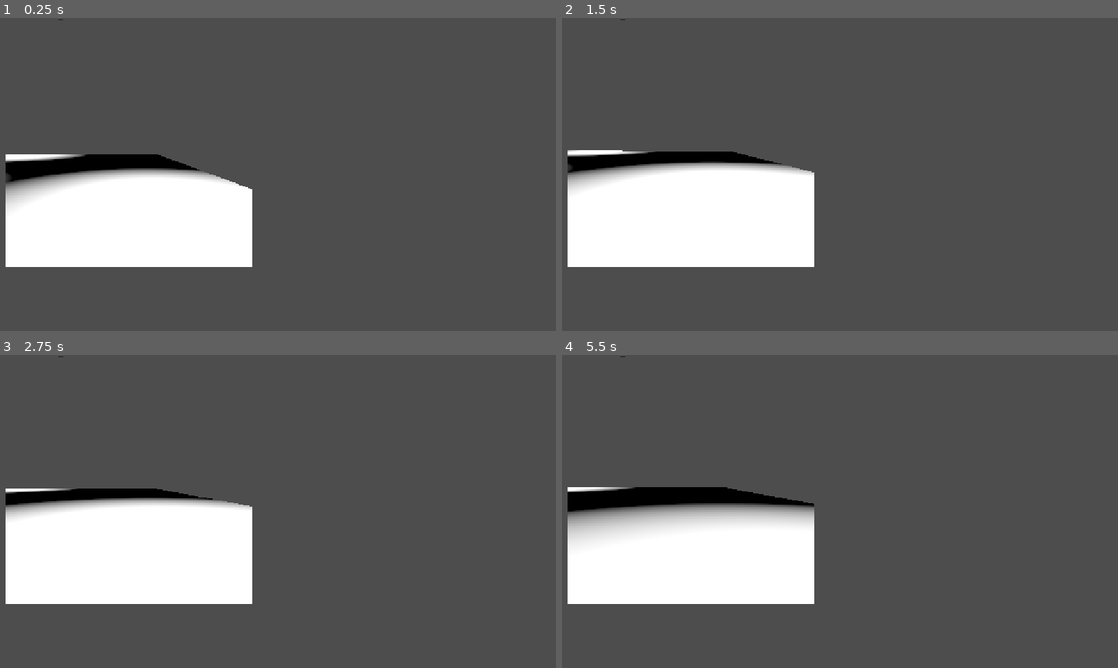
Above: before the commit, frames 1-4 (two rows, left to right).
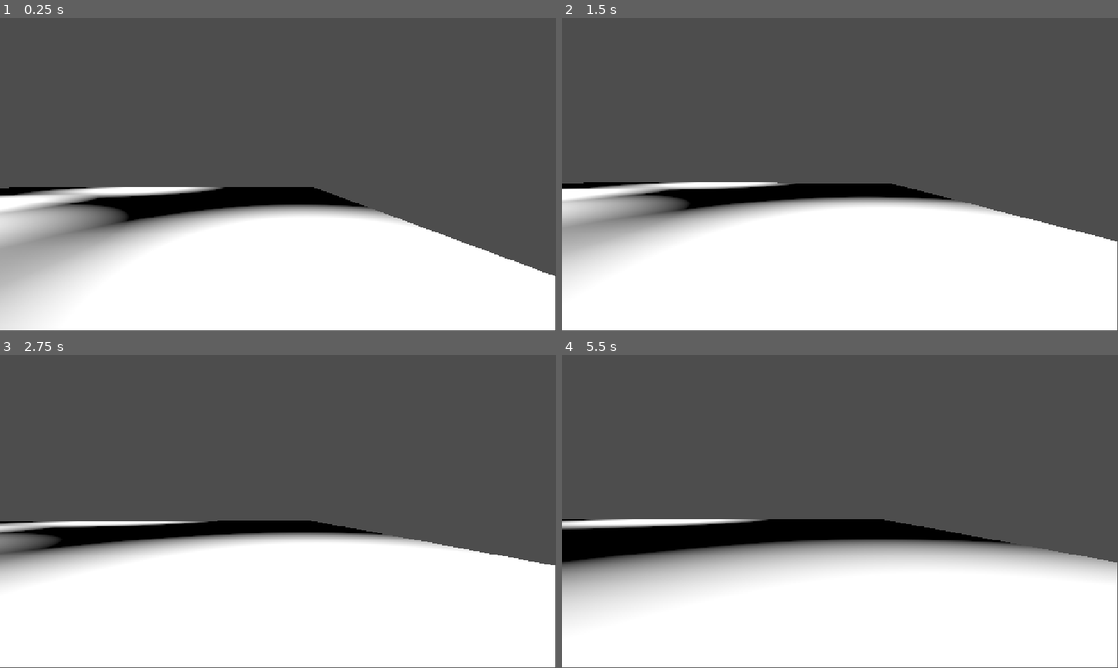
Above: after the commit, the same moments.

Repository: vrcdrafter/Snake-Run-2-
Game: Godot game, scene res://Scenes/experimetal_snake_ground_4V0.tscn
Same seed, same stepped clock (60 frames per second), same inputs: the game is played once before the commit and once after it. This scene is started directly instead of the project's main scene.
Inputs (mouse positions are in pixels of both pictures, inside the frame that each line leads up to):
- Up to frame 1 (0.25 s): no input
- Up to frame 2 (1.5 s): tap Enter (ui_accept) at 0.5, 0.77 s; move the mouse to (867, 174) at 0.52 s; hold Up (ui_up) from 0.53 s (still down); tap Y (add_snake) at 0.6 s; move the mouse to (812, 174) at 1.27 s; tap E at 1.35 s
- Up to frame 3 (2.75 s): keep holding Up (ui_up); tap Enter (ui_accept) at 1.52 s; move the mouse to (289, 505) at 2.02 s; hold Q from 2.03 s (still down)
- Up to frame 4 (5.5 s): keep holding Up (ui_up); move the mouse to (834, 517) at 2.77 s; release Q at 2.78 s; tap Shift at 2.85 s; tap Enter (ui_accept) at 3.02, 3.77, 4.52 s; move the mouse to (878, 514) at 3.52 s; tap Alt at 3.6 s; move the mouse to (795, 508) at 4.27 s; tap Y (add_snake) at 4.35 s; move the mouse to (845, 511) at 5.02 s; hold E from 5.03 s (still down)

The runs differ from the first frame. In frame 1, 40% of the frame differs, in the area x 0-100%, y 0-100%; in frame 2, 42%; in frame 3, 41%; in frame 4, 45%.

Commit message:
added one scripts for controllers, also changed code better so viewports freeze when there supposed to

Diff:
--- a/snake_run_2/Scenes/experimetal_snake_ground_4V0.tscn
+++ b/snake_run_2/Scenes/experimetal_snake_ground_4V0.tscn
@@ -1,5 +1,6 @@
-[gd_scene load_steps=12 format=3 uid="uid://cxhqkru7kmp2a"]
-
+[gd_scene load_steps=13 format=3 uid="uid://cxhqkru7kmp2a"]
+
+[ext_resource type="Script" path="res://Scripts/detect_controller_script.gd" id="1_tylgm"]
 [ext_resource type="Script" path="res://Scenes/experimetal_snake_ground_4v_0.gd" id="1_w2vjh"]
 [ext_resource type="PackedScene" uid="uid://c1716s0ci3nkt" path="res://Scenes/snake4.1.tscn" id="3_2lqy7"]
 [ext_resource type="Script" path="res://Scenes/sub_viewport_container_2.gd" id="3_tylgm"]
@@ -26,6 +27,7 @@
 albedo_color = Color(0.189267, 0.216364, 1, 1)
 
 [node name="Node" type="Node"]
+script = ExtResource("1_tylgm")
 
 [node name="SubViewportContainer" type="SubViewportContainer" parent="."]
 editor_description = "This is so that you can pause a frame "
@@ -37,11 +39,10 @@
 script = ExtResource("1_w2vjh")
 
 [node name="SubViewport" type="SubViewport" parent="SubViewportContainer"]
+editor_description = "keep update mode on default to skip frames"
 handle_input_locally = false
 gui_disable_input = true
 size = Vector2i(1152, 648)
-render_target_clear_mode = 2
-render_target_update_mode = 4
 
 [node name="Node3D" type="Node3D" parent="SubViewportContainer/SubViewport"]
 
@@ -260,7 +261,7 @@
 bones/36/rotation = Quaternion(-0.408406, -6.42449e-08, -0.21474, 0.887182)
 
 [node name="BoneAttachment3D" parent="SubViewportContainer/SubViewport/Node3D/Snake" index="1"]
-transform = Transform3D(0.967723, -0.242387, 0.0690044, -0.0311813, -0.386858, -0.921623, 0.250082, 0.889713, -0.381933, 0.622143, 1.03106, -1.1397)
+transform = Transform3D(0.967723, -0.242387, 0.0690043, -0.0311813, -0.386858, -0.921621, 0.250082, 0.889713, -0.381933, 0.622143, 1.03106, -1.1397)
 
 [node name="Game_over_timer" type="Timer" parent="SubViewportContainer/SubViewport/Node3D"]
 wait_time = 5.0
@@ -310,14 +311,15 @@
 text = "game over play again ? "
 
 [node name="SubViewportContainer2" type="SubViewportContainer" parent="."]
-offset_left = 11.0
-offset_top = 4.0
-offset_right = 523.0
-offset_bottom = 516.0
+offset_left = -2.0
+offset_top = -2.0
+offset_right = 1150.0
+offset_bottom = 646.0
 script = ExtResource("3_tylgm")
 
 [node name="SubViewport" type="SubViewport" parent="SubViewportContainer2"]
 handle_input_locally = false
+size = Vector2i(1152, 648)
 render_target_update_mode = 4
 
 [node name="Player" parent="SubViewportContainer2/SubViewport" groups=["A", "anim_ensnare_1_001"] instance=ExtResource("3_w2vjh")]
--- a/snake_run_2/Scenes/snake4.1.tscn
+++ b/snake_run_2/Scenes/snake4.1.tscn
@@ -21,7 +21,7 @@
 bones/5/rotation = Quaternion(-0.0181826, -2.52344e-18, -2.34117e-16, 0.999835)
 
 [node name="BoneAttachment3D" type="BoneAttachment3D" parent="."]
-transform = Transform3D(1, -6.64243e-08, 2.14031e-06, 2.11981e-06, -0.110584, -0.993878, 3.02698e-07, 0.993867, -0.110585, 7.92943e-09, -0.0250267, -0.535618)
+transform = Transform3D(1, -6.64246e-08, 2.14031e-06, 2.11981e-06, -0.110584, -0.993877, 3.02699e-07, 0.993867, -0.110585, 7.92943e-09, -0.0250267, -0.535618)
 bone_name = "jaw"
 bone_idx = 3
 use_external_skeleton = true
--- a/snake_run_2/Scenes/snake_controller_4v1.gd
+++ b/snake_run_2/Scenes/snake_controller_4v1.gd
@@ -61,6 +61,14 @@
 	match snake_state:
 
 		"patrol":
+
+
+			# when you go into patrol , just skip a frame , see how bad it looks
+			var junk :SubViewport = get_node("../..")
+			skip_frame -= 1
+			if skip_frame < 0:
+				junk.set_update_mode(4)
+
 
 			# just be casual agressivness
 			aggressivness = 1
@@ -183,7 +191,7 @@
 				"run_animation":
 					bone_overriding = false
 					skel.clear_bones_global_pose_override()
-					var junk :SubViewport = get_node("../..")
+					var junk :SubViewport = get_node("../../../../SubViewportContainer2/SubViewport")
 					skip_frame -= 1
 					if skip_frame < 0:
 						junk.set_update_mode(4)
@@ -217,6 +225,10 @@
 						onestart = false
 
 					if timer_up:
+
+						# you need to skip some of these frames too .
+
+
 						transform_onestart = true # reset this so it can grab the next transform when the time comes .
 						snake_state = "patrol"
 						# reset the ensnare state too
@@ -226,6 +238,8 @@
 						bone_overriding = true
 						skip_frame = 1 # this is important so it knows how to skip a fram again
 						#transform the object back too
+						# you need to skip some of these frames too .
+
 						self.global_transform = transform_save# remember to restore the transform
 
 						# also pick new target ( made a function )
--- /dev/null
+++ b/snake_run_2/Scripts/detect_controller_script.gd
@@ -0,0 +1,8 @@
+extends Node
+
+
+func _process(delta: float) -> void:
+
+
+
+	pass
